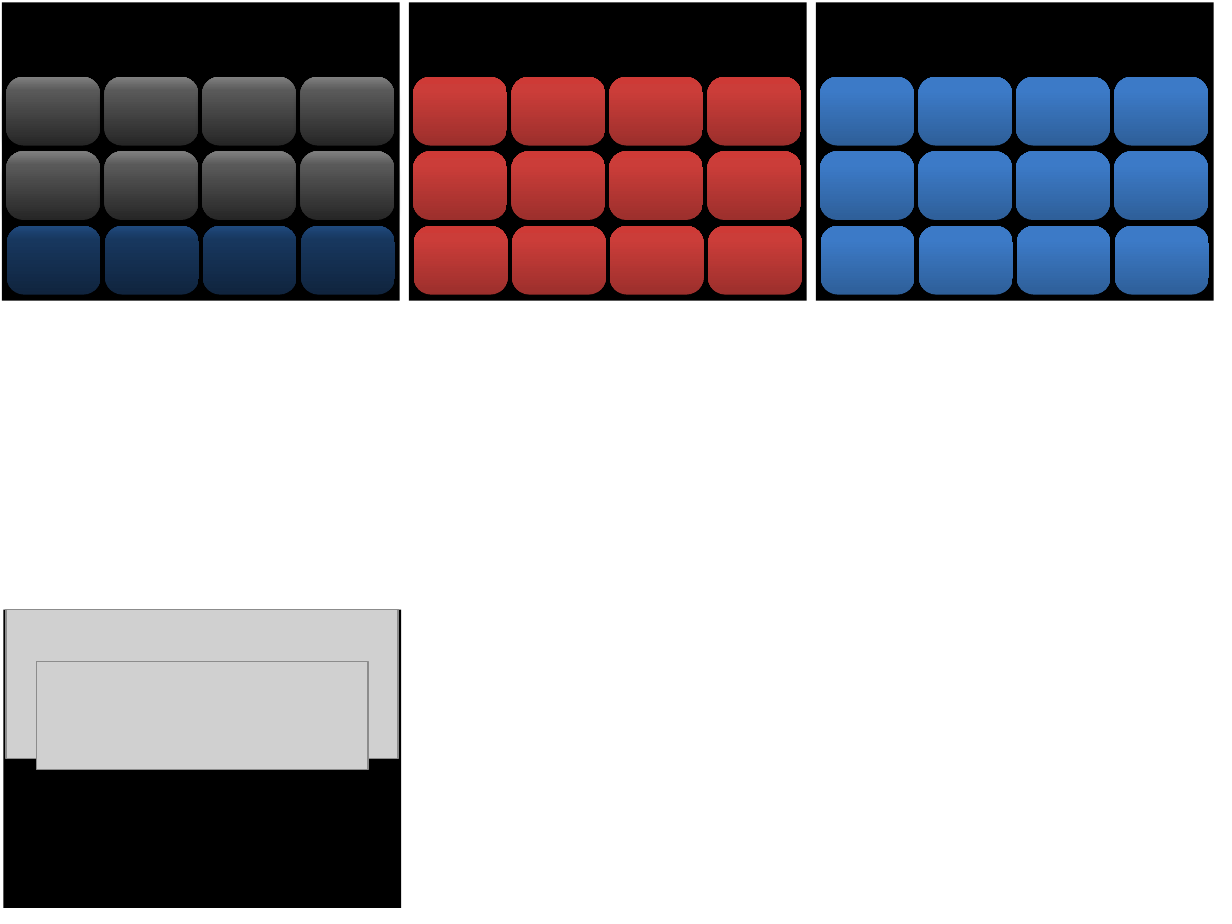
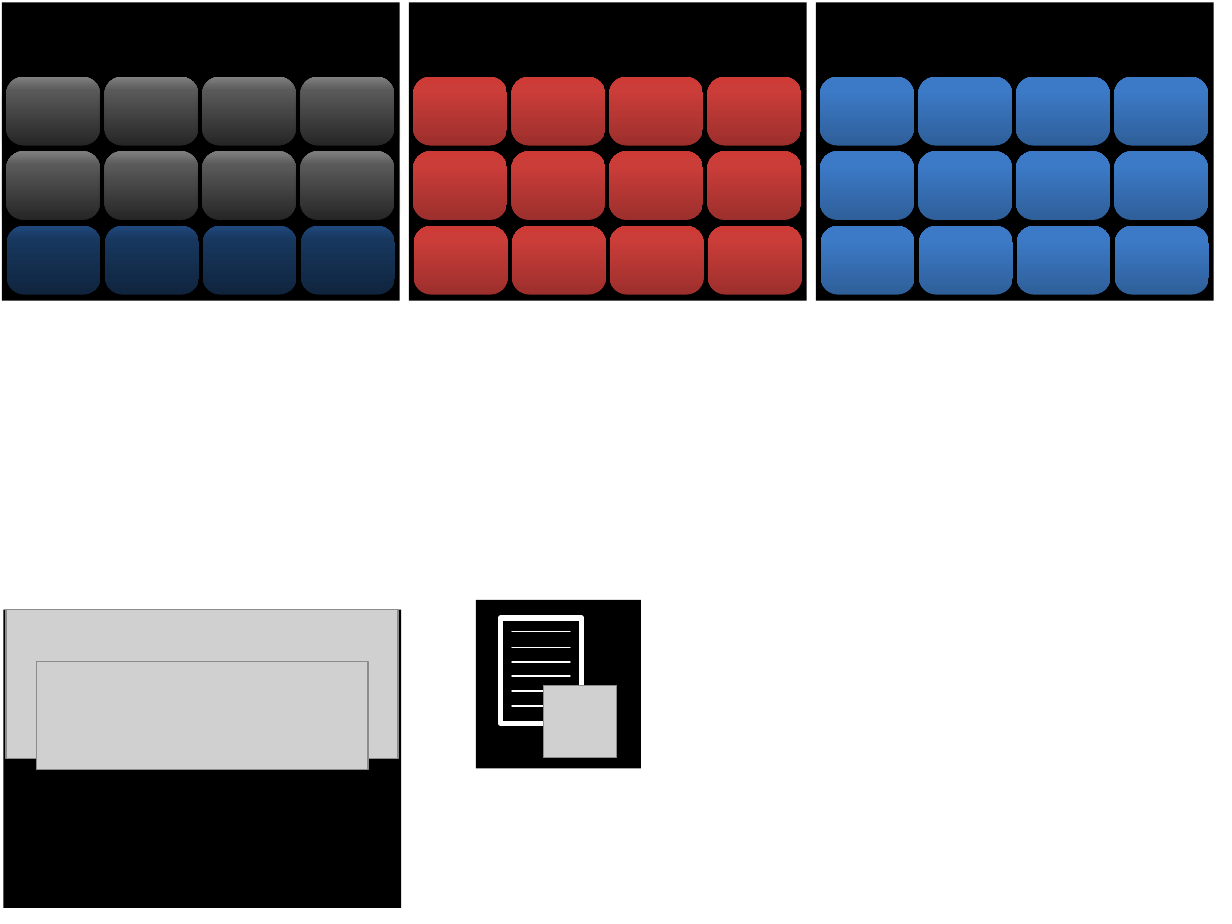
Before and after one commit to WLANThermo/WLANThermo_v2, a slide deck: slide 4 of nextion/Nextion Design Blackline2.pptx. Drawn at 1232x924 pixels with LibreOffice and Linux fonts; fonts in the diff are those of the drawing; grey boxes stand for pictures. Boxes give left, top, right and bottom in pixels: in the first picture for what was removed or moved away, otherwise in the second. Text is boxed around its words. In the diff, an @@ line names an element or a change of style, - is before the commit and + after.

```diff
--- a/nextion/Nextion Design Blackline2.pptx
+++ b/nextion/Nextion Design Blackline2.pptx
@@ group added at (476,600,641,769): 6 lines, 2 rectangles, 1 picture @@
```
Also in this commit, not shown: 2 other slides changed, 8 other files.
